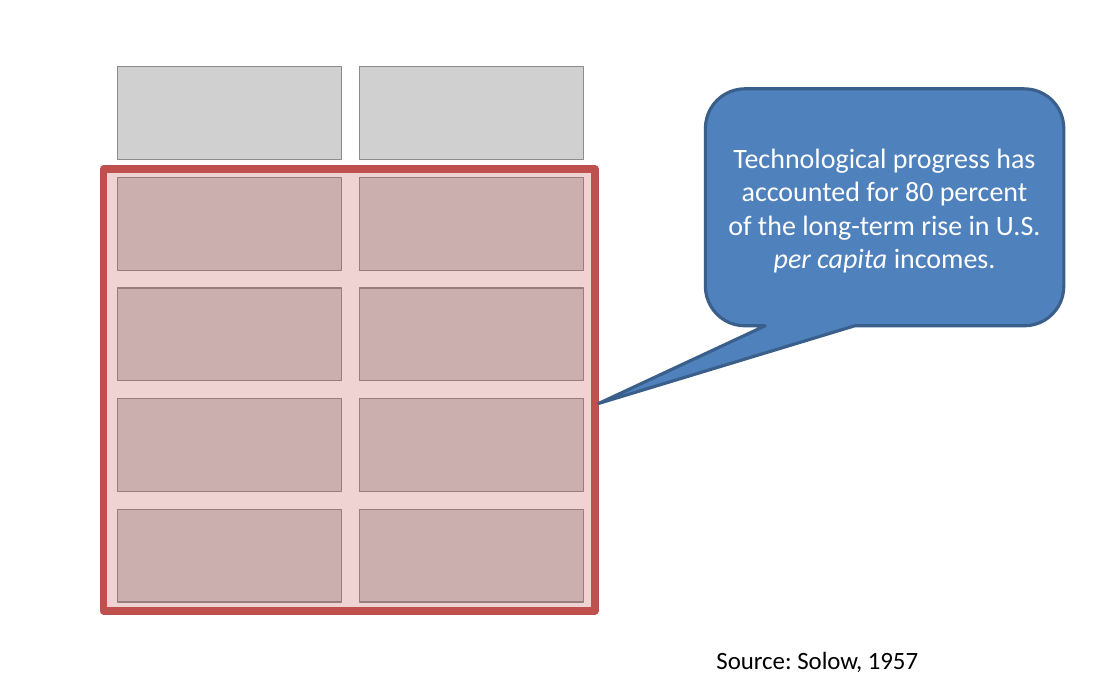
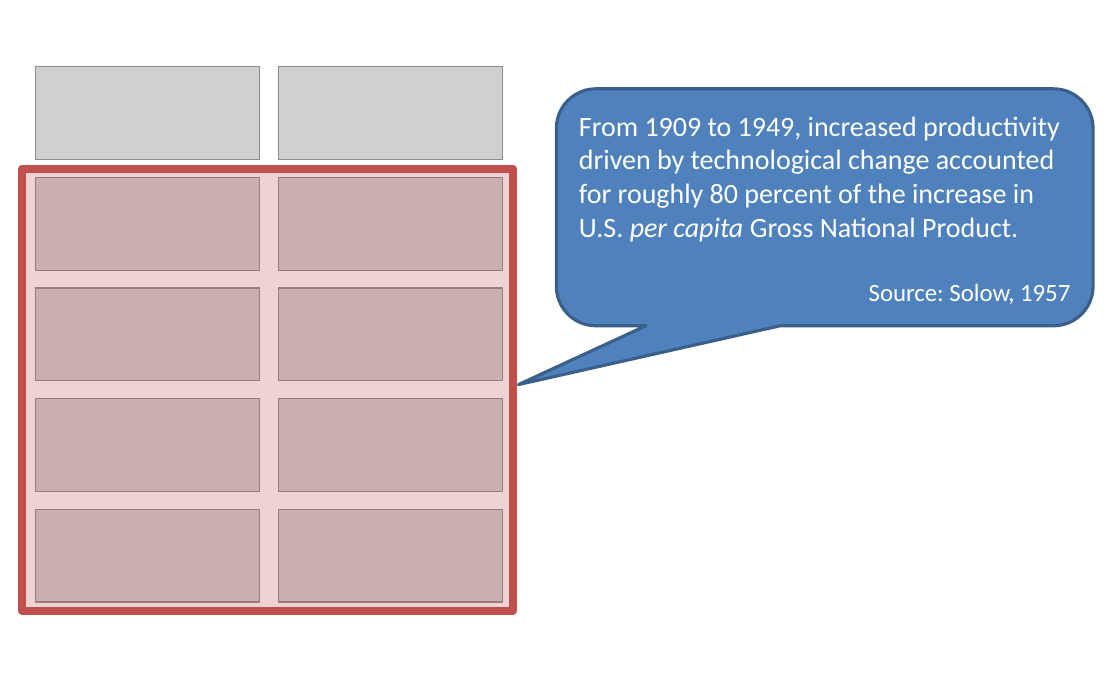
Before and after one commit to SLU-Courses-Townes/SOC5600, a slide deck: slide 7 of FinalProject/Presentation/Townes_SOC5600_FinalProject_Presentation.pptx. Drawn at 1120x700 pixels with LibreOffice and Linux fonts; fonts in the diff are those of the drawing; grey boxes stand for pictures. Boxes give left, top, right and bottom in pixels: in the first picture for what was removed or moved away, otherwise in the second. Text is boxed around its words. In the diff, an @@ line names an element or a change of style, - is before the commit and + after.

```diff
--- a/FinalProject/Presentation/Townes_SOC5600_FinalProject_Presentation.pptx
+++ b/FinalProject/Presentation/Townes_SOC5600_FinalProject_Presentation.pptx
@@ rounded speech box "From 1909 to 1949, increased ...": place and size @@
-rounded speech box "From 1909 to 1949, increased ..." at [706,88,1064,326]
+rounded speech box "From 1909 to 1949, increased ..." at [557,88,1093,326]
@@ rounded speech box "From 1909 to 1949, increased ..." at [557,88,1093,326]: proportions changed @@
@@ text in rounded speech box at [579,116,1070,304]: text changed @@
-Technological progress has accounted for 80 percent of the long-term rise in U.S. per capita incomes.
+From 1909 to 1949, increased productivity driven by technological change accounted for roughly 80 percent of the increase in U.S. per capita Gross National Product.
+Source: Solow, 1957
@@ 10 pictures, 1 rectangle: place and size @@
-10 pictures, 1 rectangle at [103,67,595,610]
+10 pictures, 1 rectangle at [22,67,514,610]
@@ text removed at [716,651,918,672] @@
-Source: Solow, 1957
```
Also in this commit, not shown: 15 other slides changed, 7 slides added, 1 slide removed.
